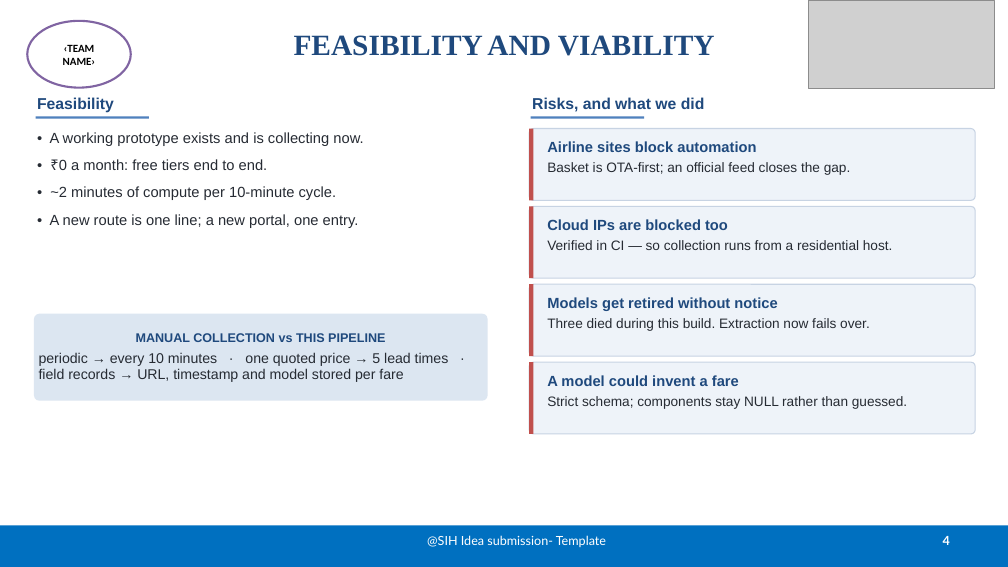
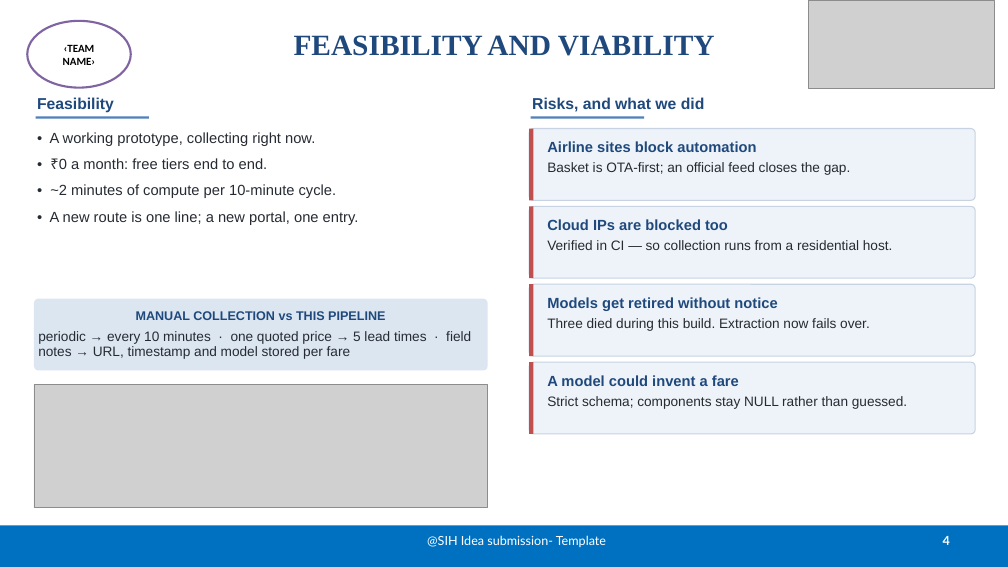
Before and after one commit to BradCage-afk/sih-2026-airfare-index, a slide deck: slide 4 of SIH26056-Idea-Presentation.pptx. Drawn at 1008x567 pixels with LibreOffice and Linux fonts; fonts in the diff are those of the drawing; grey boxes stand for pictures. Boxes give left, top, right and bottom in pixels: in the first picture for what was removed or moved away, otherwise in the second. Text is boxed around its words. In the diff, an @@ line names an element or a change of style, - is before the commit and + after.

```diff
--- a/SIH26056-Idea-Presentation.pptx
+++ b/SIH26056-Idea-Presentation.pptx
@@ text at [50, 132, 315, 146]: text changed @@
-• A working prototype exists and is collecting now.
+• A working prototype, collecting right now.
@@ text at [50, 158, 359, 225]: less space between paragraphs @@
@@ rounded rectangle "MANUAL COLLECTION vs THIS PIPELINE": place and size @@
-rounded rectangle "MANUAL COLLECTION vs THIS PIPELINE" at [34, 314, 488, 401]
+rounded rectangle "MANUAL COLLECTION vs THIS PIPELINE" at [34, 299, 488, 371]
@@ text in rounded rectangle at [38, 331, 471, 359]: text changed; size 13.5 to 13 pt @@
-periodic → every 10 minutes · one quoted price → 5 lead times · field records → URL, timestamp and model stored per fare
+periodic → every 10 minutes · one quoted price → 5 lead times · field notes → URL, timestamp and model stored per fare
@@ picture added at [34, 384, 488, 508] @@
```
Also in this commit, not shown: 3 other slides changed, 10 other files.
